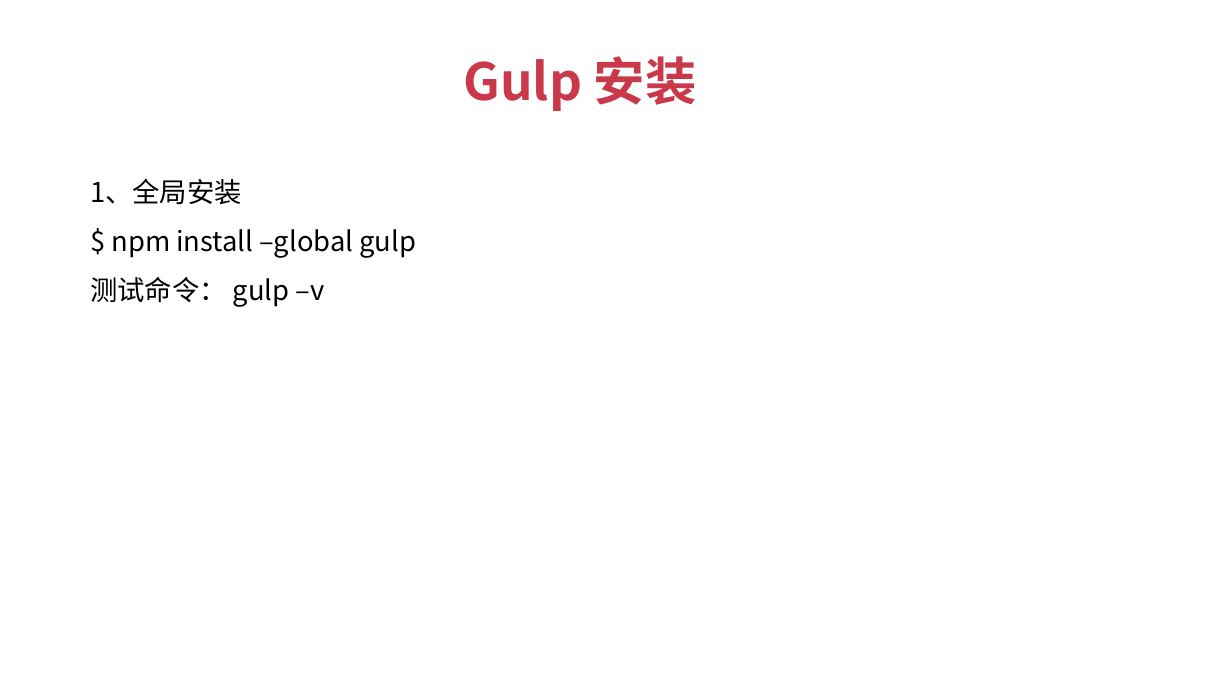
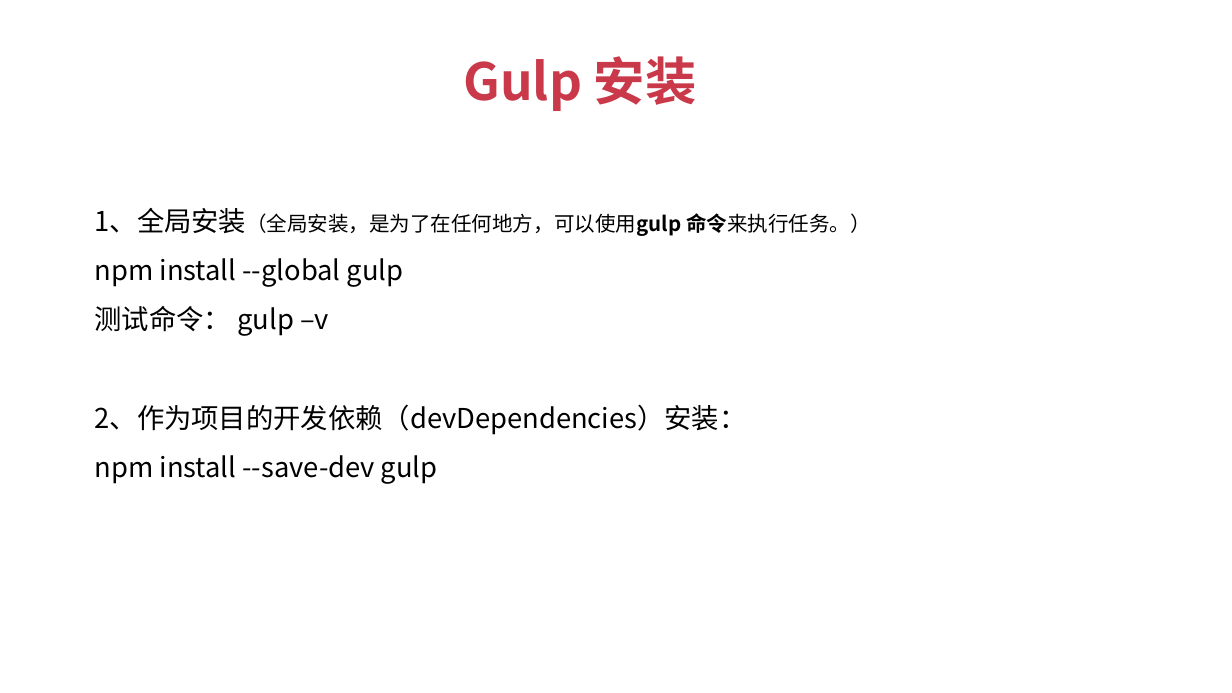
Before and after one commit to JSFFZL/Courseware-PPT, a slide deck: slide 10 of gulp.pptx (slide 11 before the commit). Drawn at 1232x693 pixels with LibreOffice and Linux fonts; fonts in the diff are those of the drawing; background and template pictures are left out. Boxes give left, top, right and bottom in pixels: in the first picture for what was removed or moved away, otherwise in the second. Text is boxed around its words. In the diff, an @@ line names an element or a change of style, - is before the commit and + after.

```diff
--- a/gulp.pptx
+++ b/gulp.pptx
@@ text "1、全局安装（全局安装，是为了在任何地方，可以使用gulp 命令来执行任务。）": place and size @@
-text "1、全局安装（全局安装，是为了在任何地方，可以使用gulp 命令来执行任务。）" at box(90, 179, 416, 307)
+text "1、全局安装（全局安装，是为了在任何地方，可以使用gulp 命令来执行任务。）" at box(95, 208, 871, 484)
@@ text at box(95, 208, 871, 287): text changed; size 16 to 12 pt @@
-1、全局安装
-$ npm install –global gulp
+1、全局安装（全局安装，是为了在任何地方，可以使用gulp 命令来执行任务。）
+npm install --global gulp
@@ text at box(95, 404, 747, 484): paragraphs added @@
+2、作为项目的开发依赖（devDependencies）安装：
+npm install --save-dev gulp
```
Also in this commit, not shown: 4 other slides changed, 1 slide added, 2 slides removed, 3 other files.
